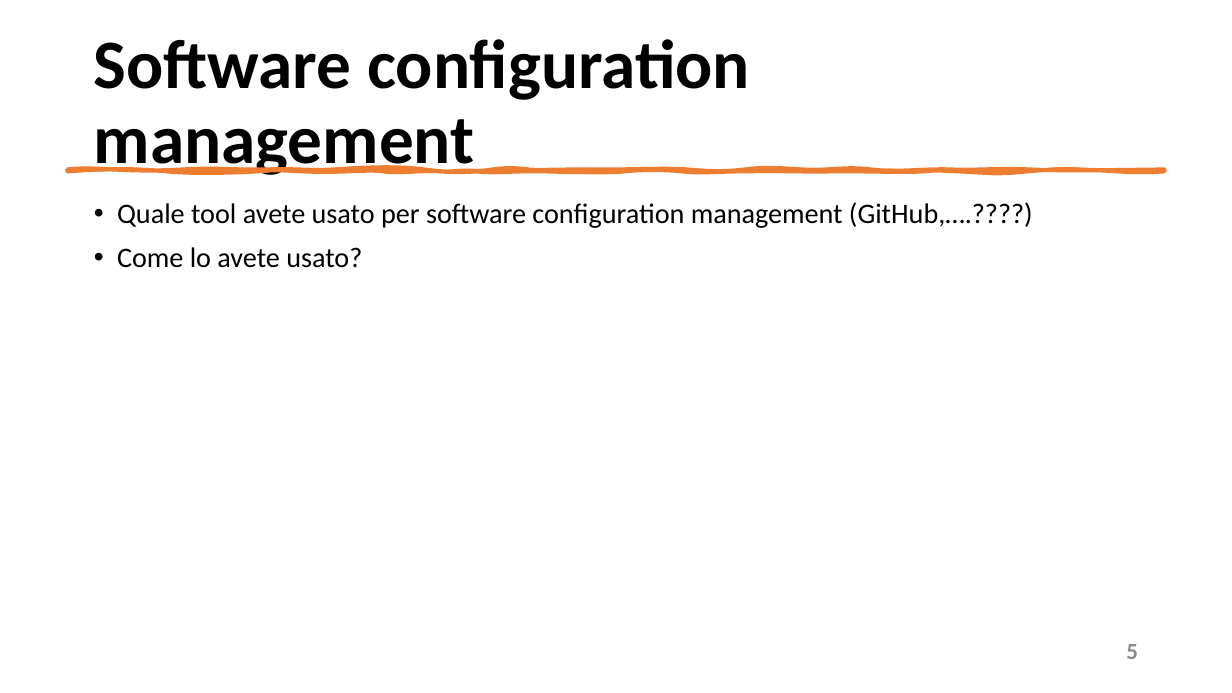
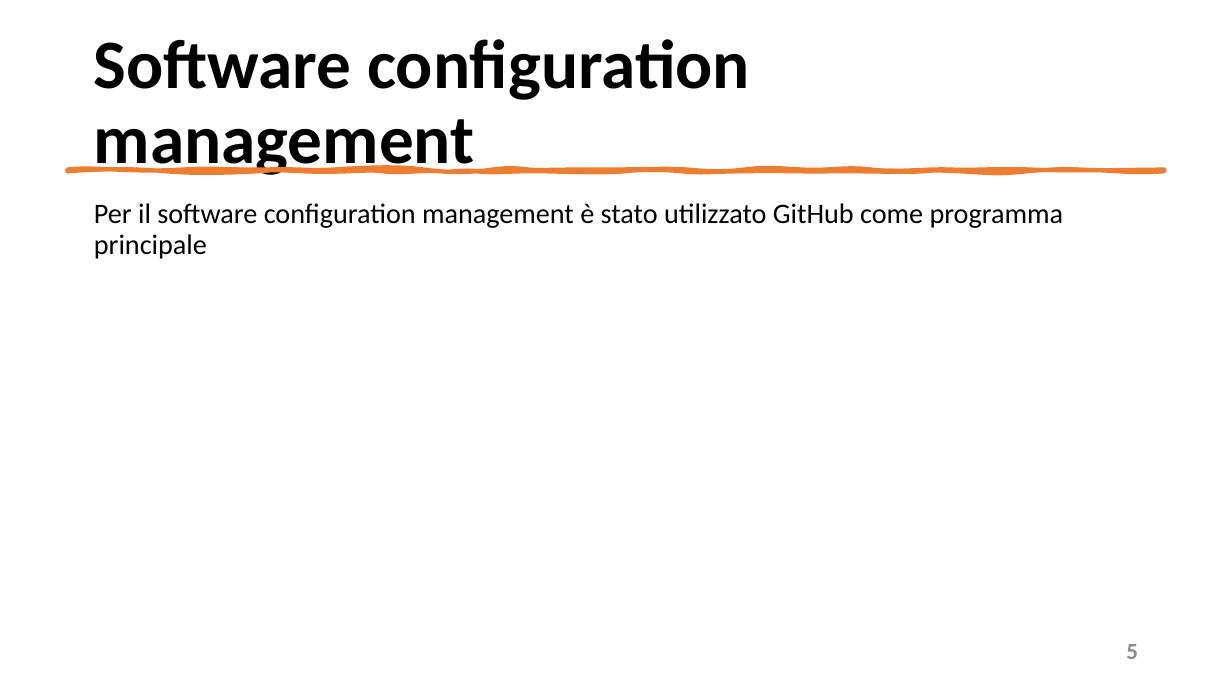
Before and after one commit to mangilimatteo/Progetto_Ingegneria_Software_Cattaneo_Mangili_Saini, a slide deck: slide 5 of Presentazione_Progetto.pptx. Drawn at 1232x693 pixels with LibreOffice and Linux fonts; fonts in the diff are those of the drawing. Boxes give left, top, right and bottom in pixels: in the first picture for what was removed or moved away, otherwise in the second. Text is boxed around its words. In the diff, an @@ line names an element or a change of style, - is before the commit and + after.

```diff
--- a/Presentazione_Progetto.pptx
+++ b/Presentazione_Progetto.pptx
@@ text at (94, 203, 1064, 259): text changed @@
-• Quale tool avete usato per software configuration management (GitHub,….????)
-• Come lo avete usato?
+Per il software configuration management è stato utilizzato GitHub come programma principale
```
Also in this commit, not shown: 6 other slides changed.
